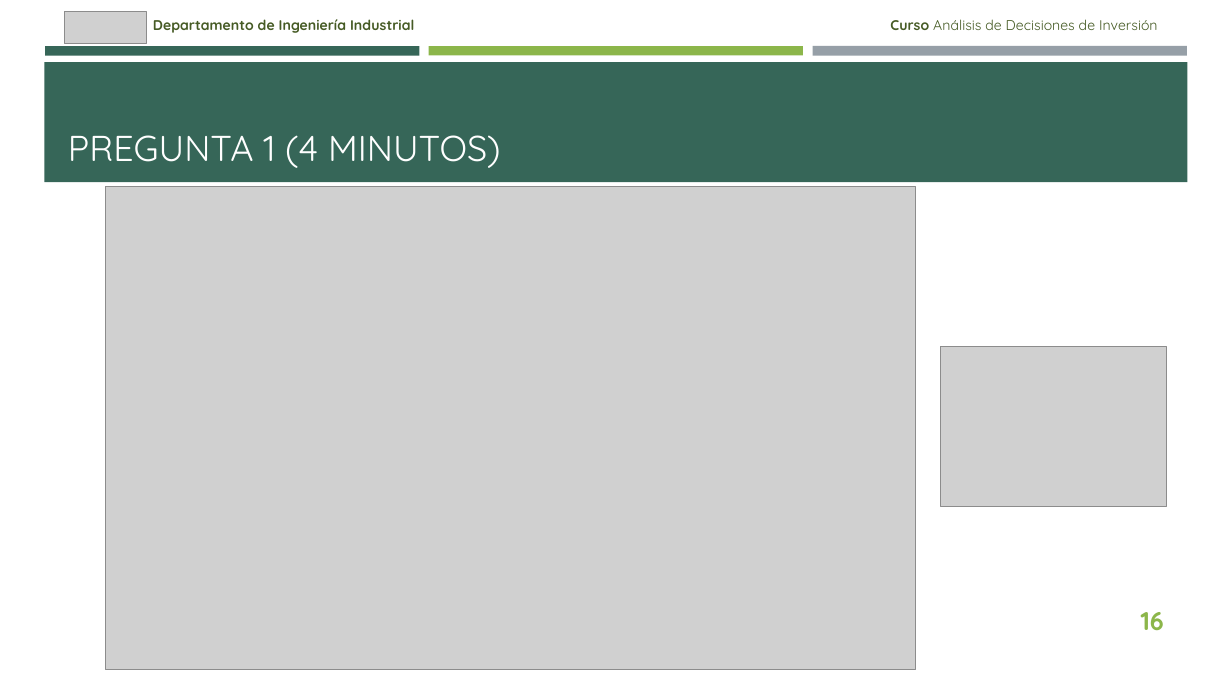
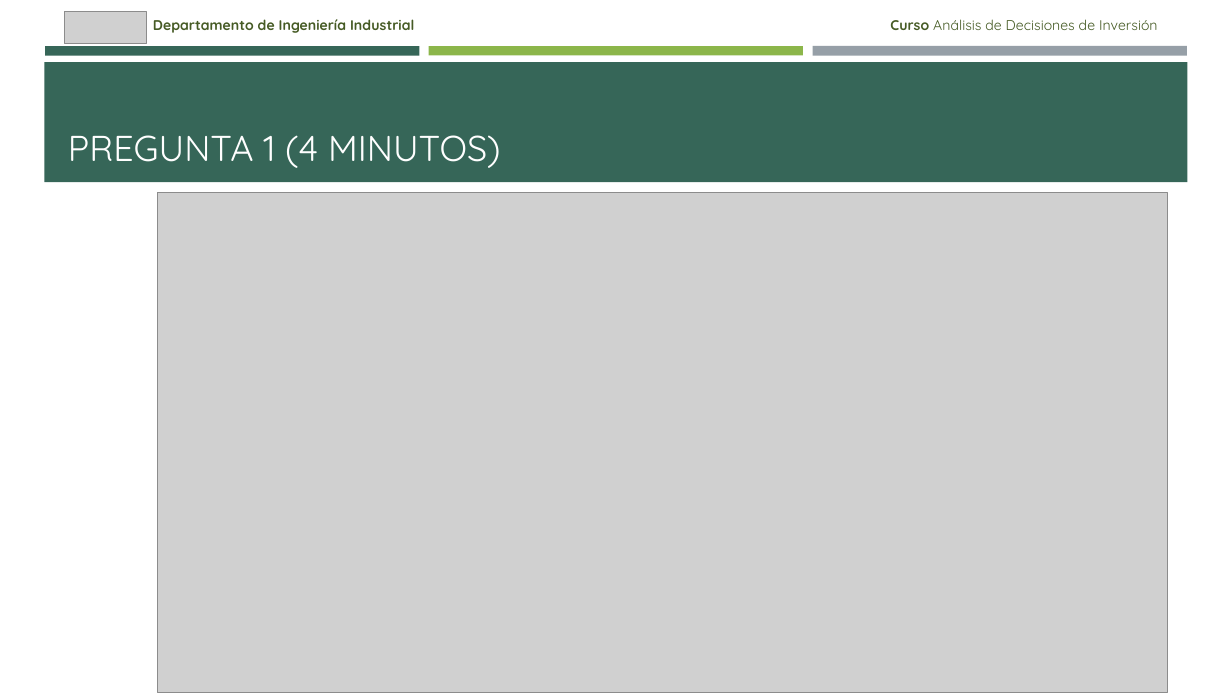
Before and after one commit to brigitte-castaneda/ANADEC_20261, a slide deck: slide 16 of 1.1. ANADEC 202610 - Costo de Oportunidad _S04.pptx. Drawn at 1232x693 pixels with LibreOffice and Linux fonts; fonts in the diff are those of the drawing; grey boxes stand for pictures. Boxes give left, top, right and bottom in pixels: in the first picture for what was removed or moved away, otherwise in the second. Text is boxed around its words. In the diff, an @@ line names an element or a change of style, - is before the commit and + after.

```diff
--- a/1.1. ANADEC 202610 - Costo de Oportunidad _S04.pptx
+++ b/1.1. ANADEC 202610 - Costo de Oportunidad _S04.pptx
@@ picture: place and size @@
-picture at [105, 187, 915, 670]
+picture at [158, 193, 1167, 693]
@@ picture removed at [941, 347, 1167, 506] @@
@@ page number removed at [1141, 612, 1164, 630] @@
-16
```
Also in this commit, not shown: 3 other slides changed, 1 other file.
